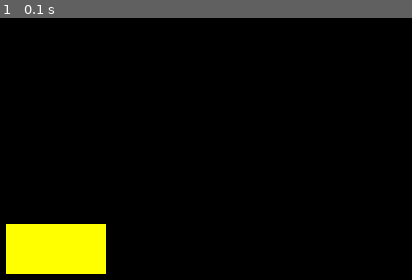
Above: before the commit, frame 1.
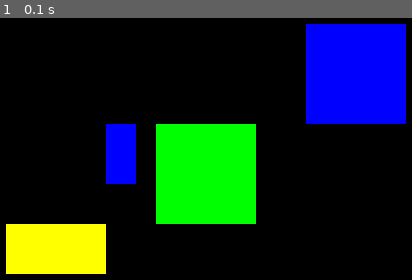
Above: after the commit, the same moment.

Repository: CS196Illinois/Group13-SP24
Game: pygame game, started from Project/Zoe/collisions2.py
Two runs of this game, one before a commit and one after it. Both use one fixed random seed, a clock stepped at 60 frames per second and the inputs below.
Inputs:
- Up to frame 1 (0.1 s): no input

The runs differ from the first frame. In frame 1, 20% of the frame differs, in the area x 25-99%, y 2-79%.

Commit message:
update collisions

Diff:
--- a/Project/Zoe/collisions2.py
+++ b/Project/Zoe/collisions2.py
@@ -2,10 +2,10 @@
 
 #defining classes
 class StaticObstacle(pygame.sprite.Sprite):
-    def __init__(self,pos,size,groups):
+    def __init__(self,pos,size,groups,color):
         super().__init__(groups)
         self.image = pygame.Surface(size)
-        self.image.fill('yellow')
+        self.image.fill(color)
         self.rect = self.image.get_rect(topleft = pos)
         self.old_rect = self.rect.copy()
 
@@ -17,7 +17,7 @@
         self.image.fill('blue')
 
         #position
-        self.rect = self.image.get_rect(topleft = (640,360))
+        self.rect = self.image.get_rect(topleft = (200,200))
         self.old_rect = self.rect.copy()
 
         #movement
@@ -29,15 +29,15 @@
         keys = pygame.key.get_pressed()
 
         #movement input
-        if keys[pygame.K_w]:
+        if keys[pygame.K_s]:
+            self.direction.y = 1
+        elif keys[pygame.K_w]:
             self.direction.y = -1
-        elif keys[pygame.K_s]:
-            self.direction.y = 1
         else:
             self.direction.y = 0
 
         if keys[pygame.K_d]:
-            self.direction.x = -1
+            self.direction.x = 1
         elif keys[pygame.K_a]:
             self.direction.x = -1
         else:
@@ -50,9 +50,12 @@
             self.input()
 
             if self.direction.magnitude() != 0:
-                self.direction = self.direction.normalize()
+                self.direction.x = self.direction.x.normalize()
+                self.direction.y = self.direction.y.normalize()
 
-            self.pos += self.direction * self.speed * dt
+            self.pos.x += self.direction.x * self.speed.x * dt
+            self.pos.y += self.direction.y * self.speed.y * dt
+
             self.rect.topleft = round(self.pos.x), round(self.pos.y)
 
 class Ball(pygame.sprite.Sprite):
@@ -67,6 +70,8 @@
         self.speed = 400
         self.old_rect = self.rect.copy()
 
+pygame.init()
+
 #general setup
 SCREEN_WIDTH = 600
 SCREEN_HEIGHT = 400
@@ -77,11 +82,11 @@
 collision_sprites = pygame.sprite.Group()
 
 #sprite setup
-StaticObstacle((100,300),(100,50),[all_sprites,collision_sprites])
-StaticObstacle((800,600),(100,200),[all_sprites,collision_sprites])
-StaticObstacle((900,200),(200,10),[all_sprites,collision_sprites])
-Player(all_sprites)
-Ball(all_sprites)
+StaticObstacle((100,300),(100,50),[all_sprites,collision_sprites],'yellow')
+StaticObstacle((400,100),(100,100),[all_sprites,collision_sprites],'blue')
+StaticObstacle((250,200),(100,100),[all_sprites,collision_sprites],'green')
+player = Player(all_sprites)
+ball = Ball(all_sprites)
 
 #loop
 last_time = time.time()
@@ -97,10 +102,12 @@
             pygame.quit()
             sys.exit()
 
+    for sprite in all_sprites.sprites():
+        pygame.draw.rect(screen,'orange',sprite.old_rect)
+
     #drawing and updating the screen
     screen.fill('black')
     all_sprites.update(dt)
-
     all_sprites.draw(screen)
 
     pygame.display.update()
